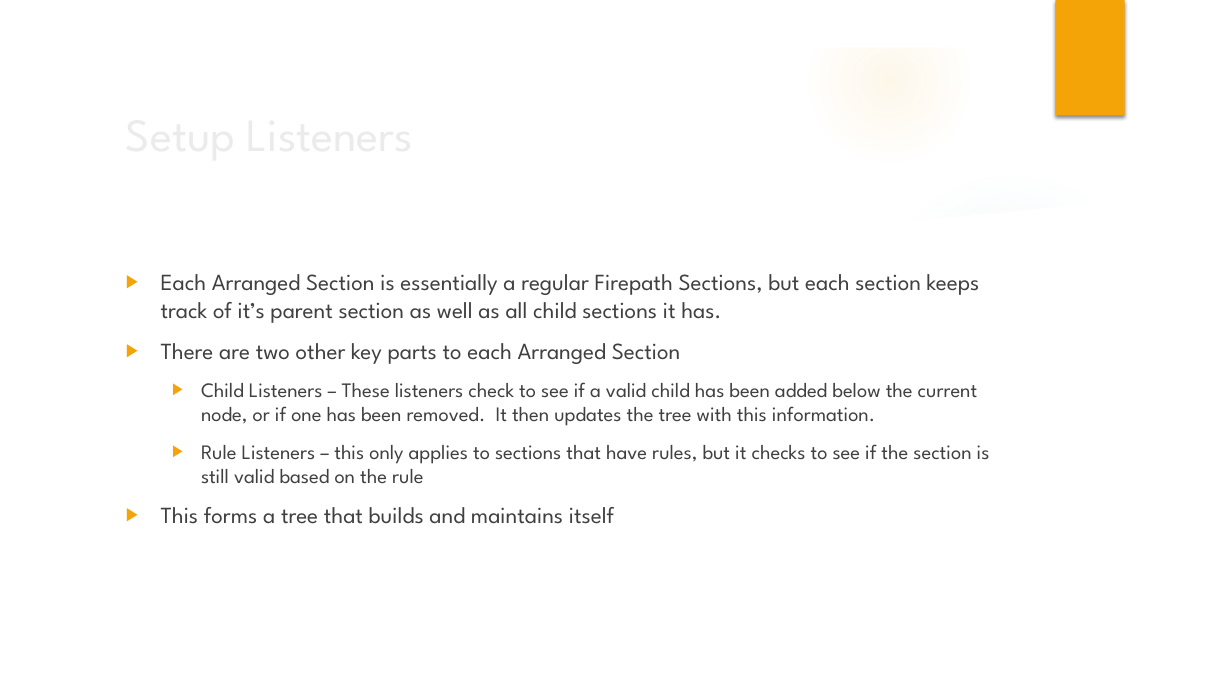
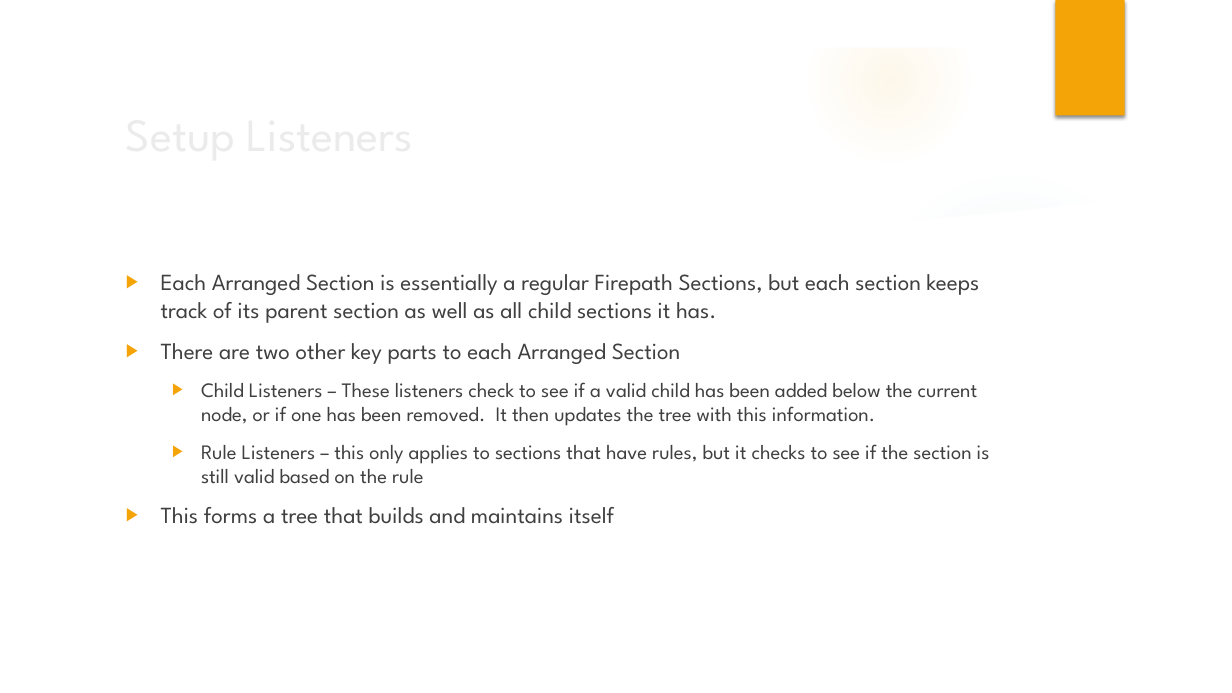
Before and after one commit to jbrelloch/Firepath, a slide deck: slide 28 of FirepathPresentation.pptx. Drawn at 1232x693 pixels with LibreOffice and Linux fonts; fonts in the diff are those of the drawing; background and template pictures are left out. Boxes give left, top, right and bottom in pixels: in the first picture for what was removed or moved away, otherwise in the second. Text is boxed around its words. In the diff, an @@ line names an element or a change of style, - is before the commit and + after.

```diff
--- a/FirepathPresentation.pptx
+++ b/FirepathPresentation.pptx
@@ text at bbox=[161, 274, 980, 323]: text changed @@
-▶ Each Arranged Section is essentially a regular Firepath Sections, but each section keeps track of it’s parent section as well as all child sections it has.
+▶ Each Arranged Section is essentially a regular Firepath Sections, but each section keeps track of its parent section as well as all child sections it has.
```
Also in this commit, not shown: 7 other slides changed, 2 slides added, 1 slide removed, 14 other files.
